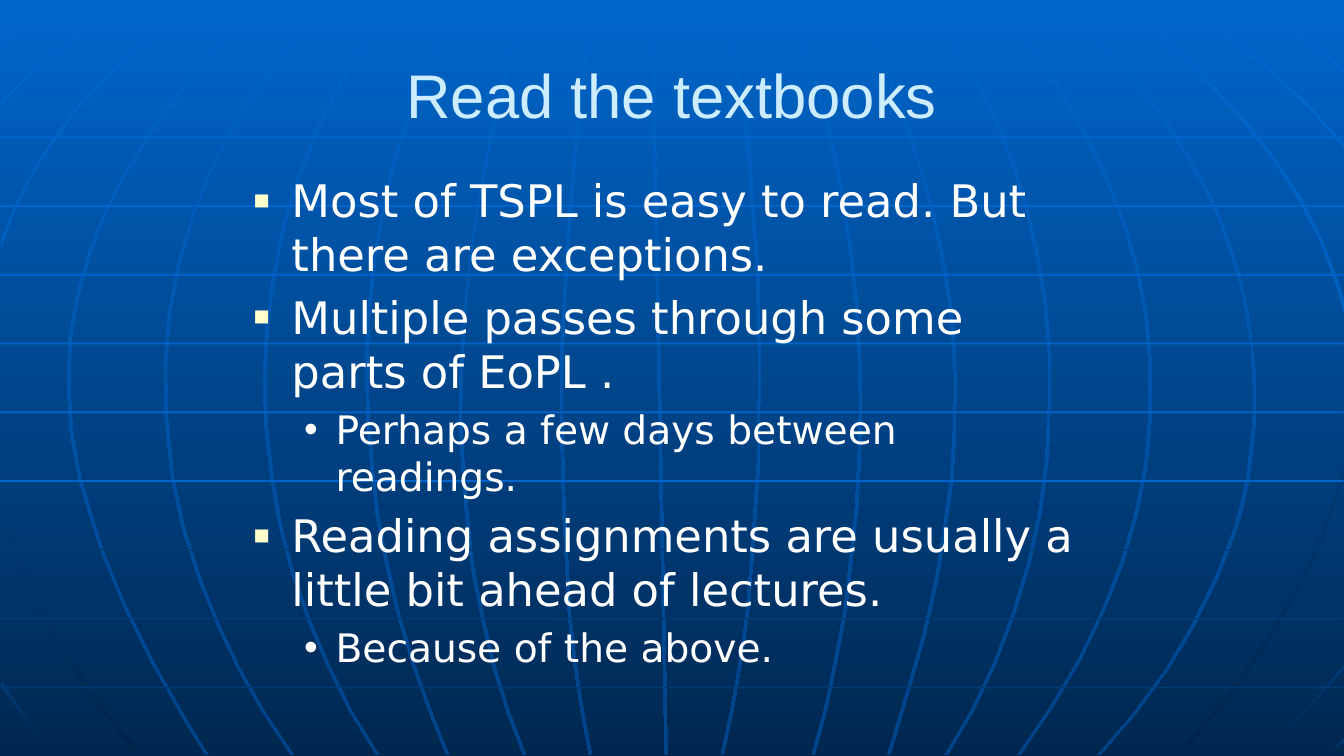
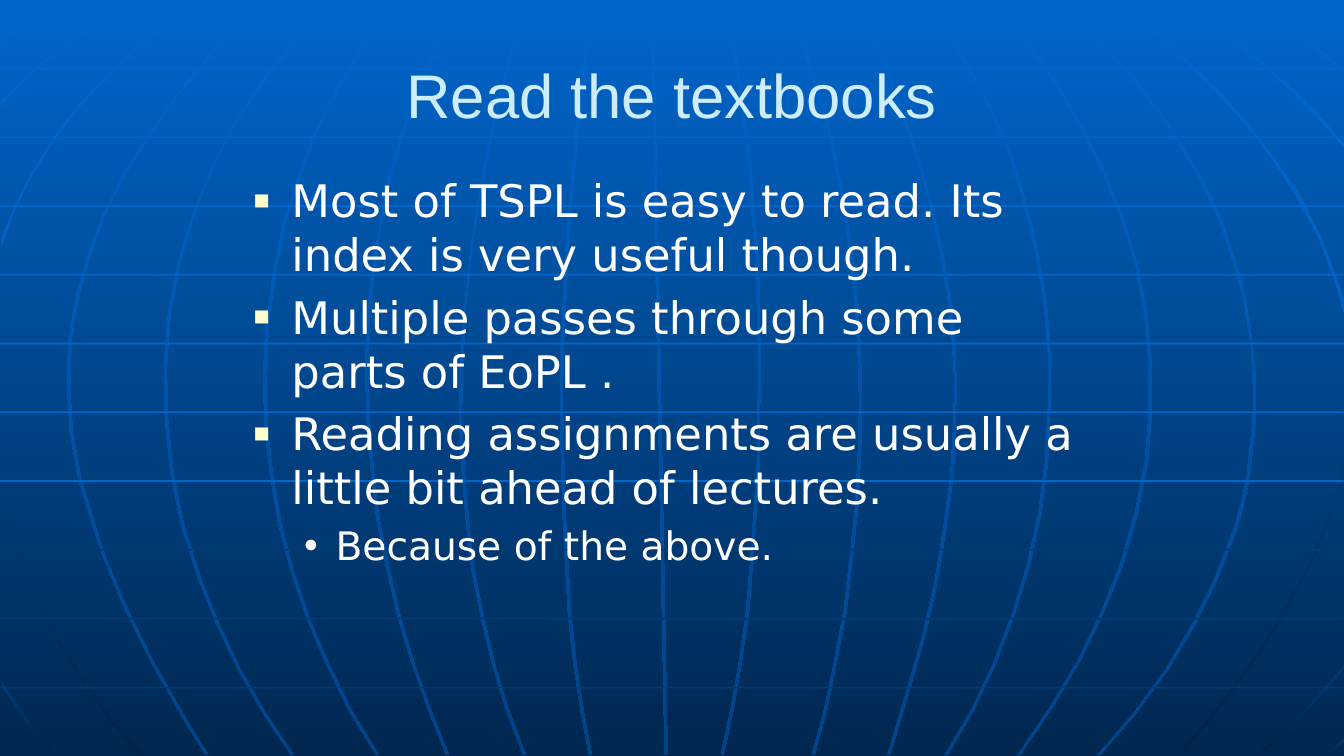
Before and after one commit to RHIT-CSSE/csse304, a slide deck: slide 8 of ClassMaterials/CourseIntro/CWA-intro.pptx (slide 18 before the commit). Drawn at 1344x756 pixels with LibreOffice and Linux fonts; fonts in the diff are those of the drawing. Boxes give left, top, right and bottom in pixels: in the first picture for what was removed or moved away, otherwise in the second. Text is boxed around its words. In the diff, an @@ line names an element or a change of style, - is before the commit and + after.

```diff
--- a/ClassMaterials/CourseIntro/CWA-intro.pptx
+++ b/ClassMaterials/CourseIntro/CWA-intro.pptx
@@ text at (291, 183, 1004, 281): text changed @@
-■ Most of TSPL is easy to read. But there are exceptions.
+■ Most of TSPL is easy to read. Its index is very useful though.
@@ text at (336, 412, 896, 499): paragraph removed @@
-  • Perhaps a few days between readings.
```
Also in this commit, not shown: 2 other slides changed, 6 slides added, 24 slides removed, 5 other files.
